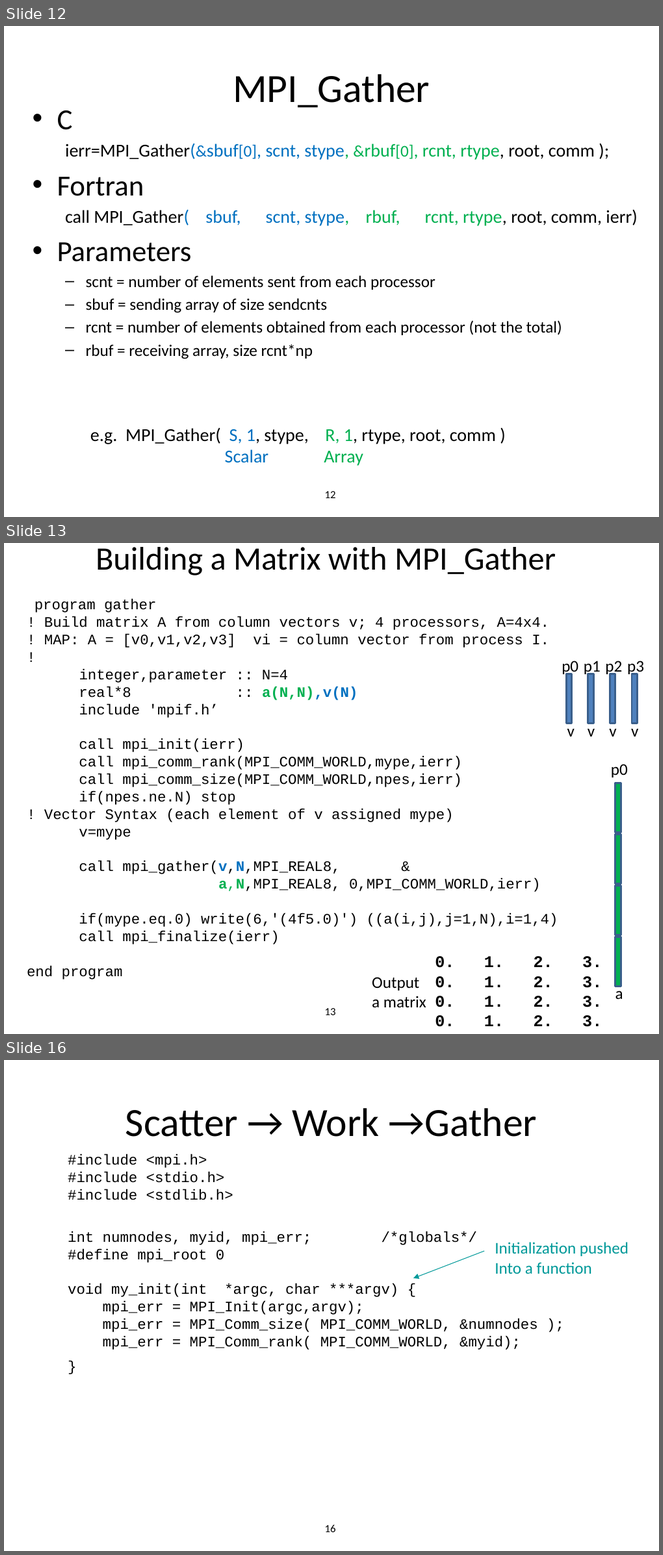
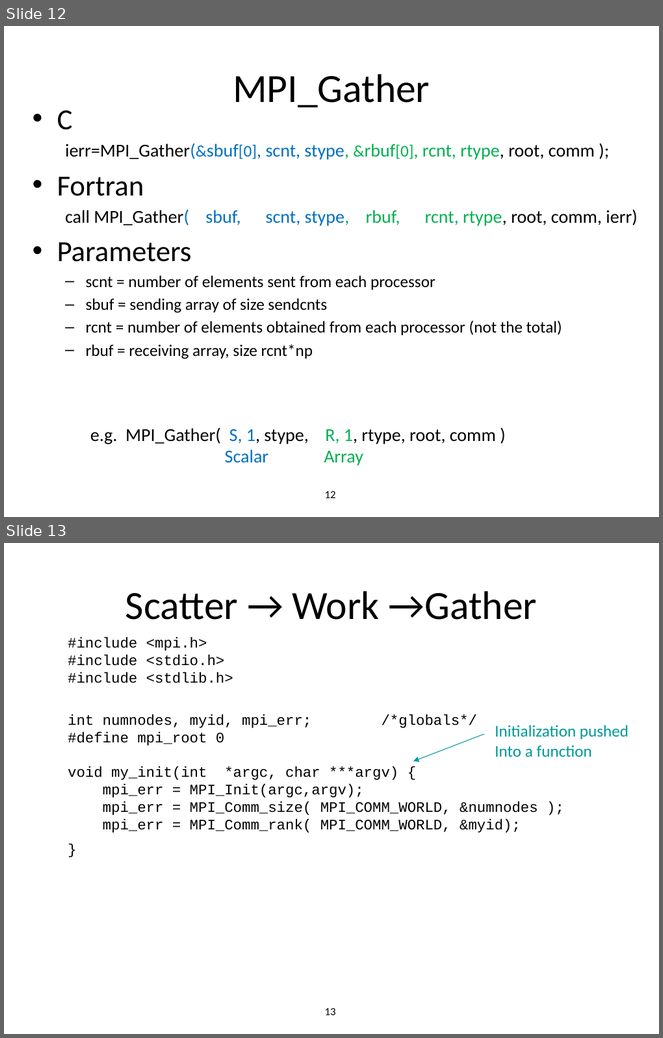
Before and after one commit to allenyllee/Parallel-Computing-Book, a slide deck: slides/MPI/MPI-collectives2.pptx. Shown one above the other, each under a label of ours: slides 12, 13 and 16 before the commit, slides 12 and 13 after it; the slides between them are not shown. The pictures are 663x1555 and 663x1038 pixels, drawn with LibreOffice and Linux fonts; fonts in the diff are those of the drawing; background and template pictures are left out. Boxes give left, top, right and bottom in pixels: in the first picture for what was removed or moved away, otherwise in the second. Text is boxed around its words. In the diff, an @@ line names an element or a change of style, - is before the commit and + after.

```diff
--- a/slides/MPI/MPI-collectives2.pptx
+++ b/slides/MPI/MPI-collectives2.pptx
@@ slide 13 removed at <box>4,543,659,1034</box>, background #FFFFFF @@
@@ text removed at <box>96,547,556,575</box> @@
-Building a Matrix with MPI_Gather
@@ text removed at <box>27,599,558,980</box> @@
-program gather
-! Build matrix A from column vectors v; 4 processors, A=4x4.
-! MAP: A = [v0,v1,v2,v3] vi = column vector from process I.
-!
-integer,parameter :: N=4
-real*8 :: a(N,N),v(N)
-include 'mpif.h’
-call mpi_init(ierr)
-call mpi_comm_rank(MPI_COMM_WORLD,mype,ierr)
-call mpi_comm_size(MPI_COMM_WORLD,npes,ierr)
-if(npes.ne.N) stop
-! Vector Syntax (each element of v assigned mype)
-v=mype
-call mpi_gather(v,N,MPI_REAL8, &
-a,N,MPI_REAL8, 0,MPI_COMM_WORLD,ierr)
-if(mype.eq.0) write(6,'(4f5.0)') ((a(i,j),j=1,N),i=1,4)
-call mpi_finalize(ierr)
-end program
@@ group removed at <box>562,661,644,737</box>: 8 texts, 4 rectangles @@
-p0
-p1
-p2
-p3
-v
-v
-v
-v
@@ text removed at <box>435,956,602,1027</box> @@
-0. 1. 2. 3.
-0. 1. 2. 3.
-0. 1. 2. 3.
-0. 1. 2. 3.
@@ text removed at <box>372,977,426,1008</box> @@
-Output
-a matrix
@@ group removed at <box>611,764,628,999</box>: 4 rectangles, 2 texts @@
-p0
-a
@@ page number removed at <box>325,1008,336,1016</box> @@
-13
@@ what was slide 16 is now slide 13 @@
@@ page number at <box>325,1008,336,1016</box>: text changed @@
-16
+13
```
Also in this commit, not shown: 1 slide changed, 6 slides added, 2 other slides removed, 1 other file.
